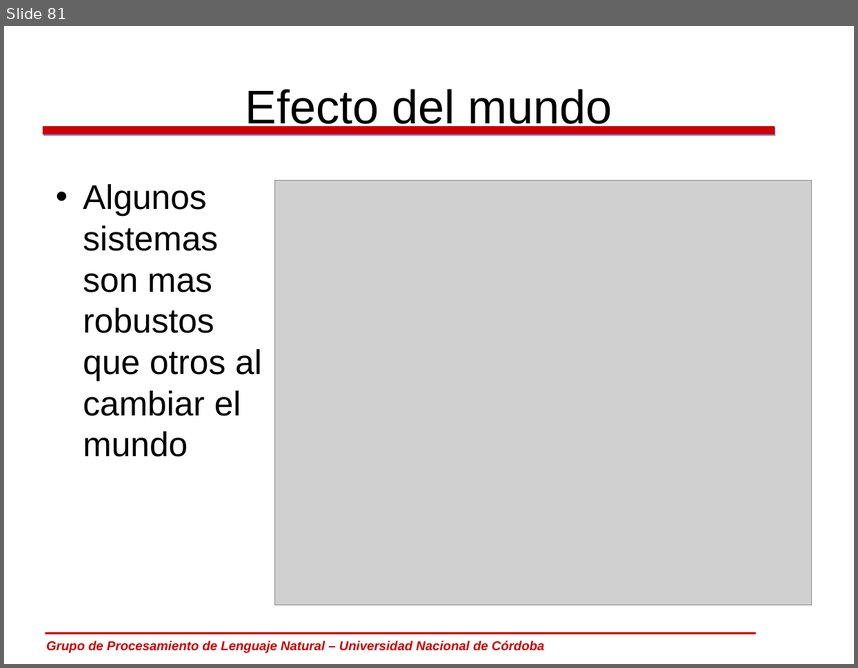
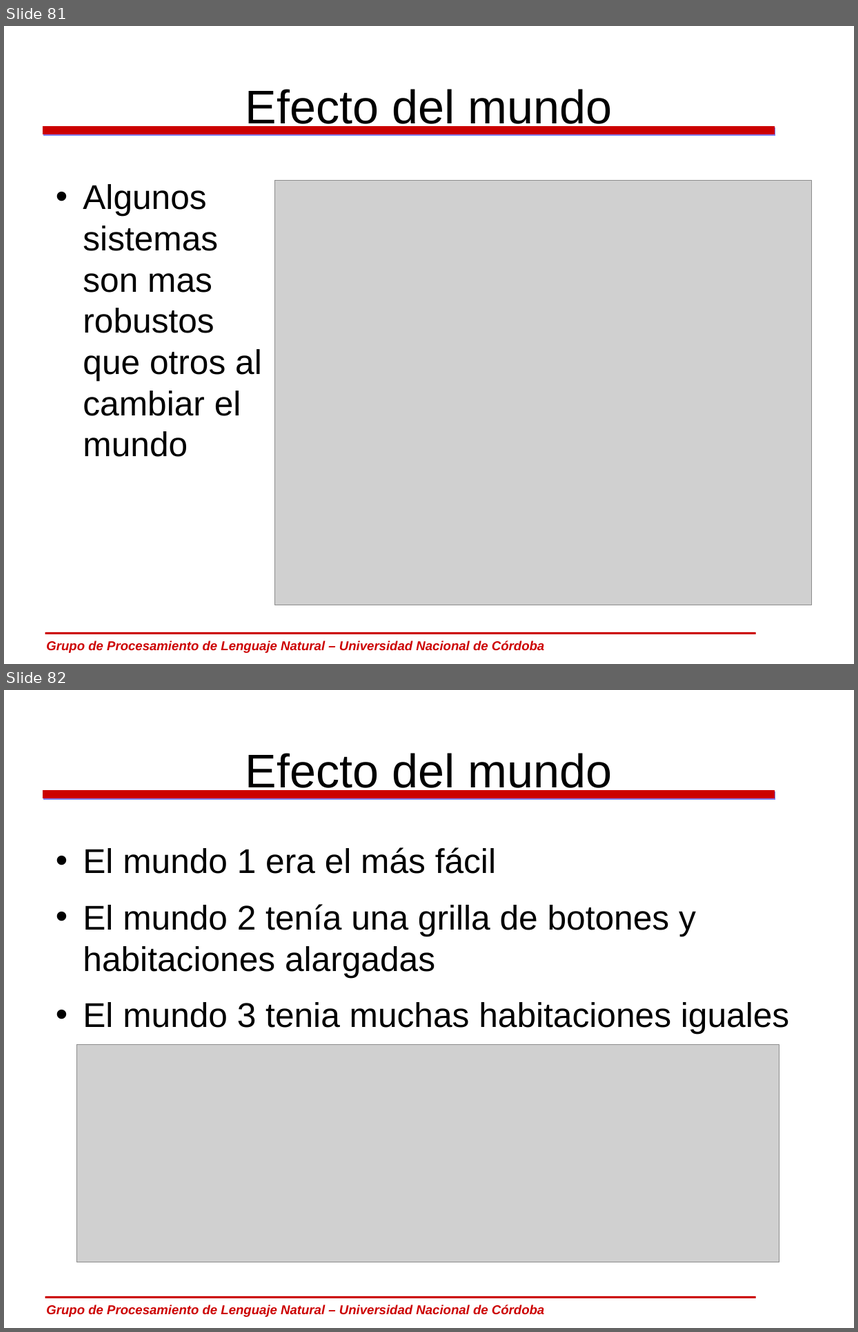
Before and after one commit to carlosareces/elic10, a slide deck: slides/dia5.odp. Shown one above the other, each under a label of ours: slide 81 before the commit, slides 81 and 82 after it. The pictures are 858x668 and 858x1332 pixels, drawn with LibreOffice and Linux fonts; fonts in the diff are those of the drawing; grey boxes stand for pictures; background and template pictures are left out. Boxes give left, top, right and bottom in pixels: in the first picture for what was removed or moved away, otherwise in the second. Text is boxed around its words. In the diff, an @@ line names an element or a change of style, - is before the commit and + after.

```diff
--- a/slides/dia5.odp
+++ b/slides/dia5.odp
@@ slide 82 added at (4,690,854,1328), background #FFFFFF; not listed: 3 template elements that a slide beside it also shows @@
@@ title added at (245,753,612,796), 44 pt, text #000000 @@
+Efecto del mundo
@@ text added at (83,847,789,1034), 32 pt, text #000000 @@
+• El mundo 1 era el más fácil
+• El mundo 2 tenía una grilla de botones y habitaciones alargadas
+• El mundo 3 tenia muchas habitaciones iguales
@@ picture added at (77,1044,780,1261) @@
```
Also in this commit, not shown: 7 slides changed, 7 other slides added.
